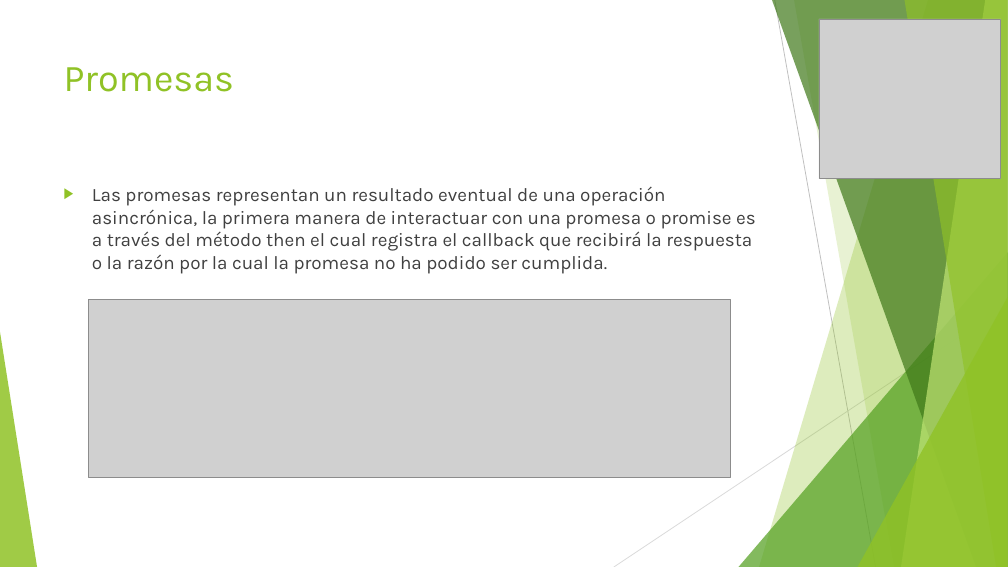
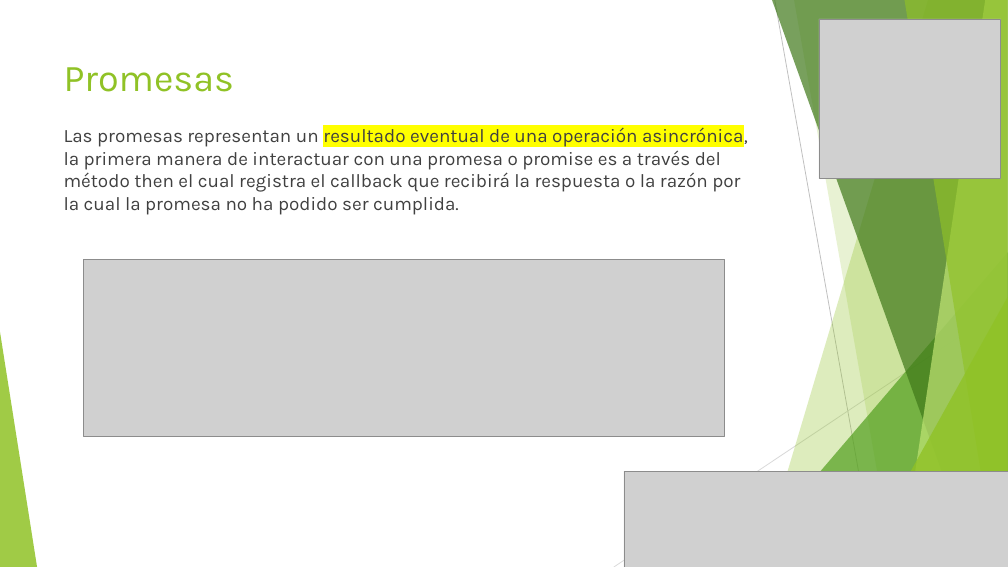
Before and after one commit to jpchSubzero/tartaro, a slide deck: slide 11 of angular/eShopApp/Recursos/Angular.pptx (slide 7 before the commit). Drawn at 1008x567 pixels with LibreOffice and Linux fonts; fonts in the diff are those of the drawing; grey boxes stand for pictures. Boxes give left, top, right and bottom in pixels: in the first picture for what was removed or moved away, otherwise in the second. Text is boxed around its words. In the diff, an @@ line names an element or a change of style, - is before the commit and + after.

```diff
--- a/angular/eShopApp/Recursos/Angular.pptx
+++ b/angular/eShopApp/Recursos/Angular.pptx
@@ text "Las promesas representan un resultado ...": place and size @@
-text "Las promesas representan un resultado ..." at (92, 187, 756, 274)
+text "Las promesas representan un resultado ..." at (64, 125, 748, 215)
@@ text "Las promesas representan un resultado ..." at (64, 125, 748, 215): highlight none to #FFFF00 in "resultado eventual de una operación asincrónica,"; bullet ▶ to none @@
@@ picture: place and size @@
-picture at (88, 300, 730, 477)
+picture at (83, 259, 725, 436)
@@ picture added at (624, 471, 1008, 567) @@
```
Also in this commit, not shown: 18 other slides changed, 10 slides added, 43 other files.
